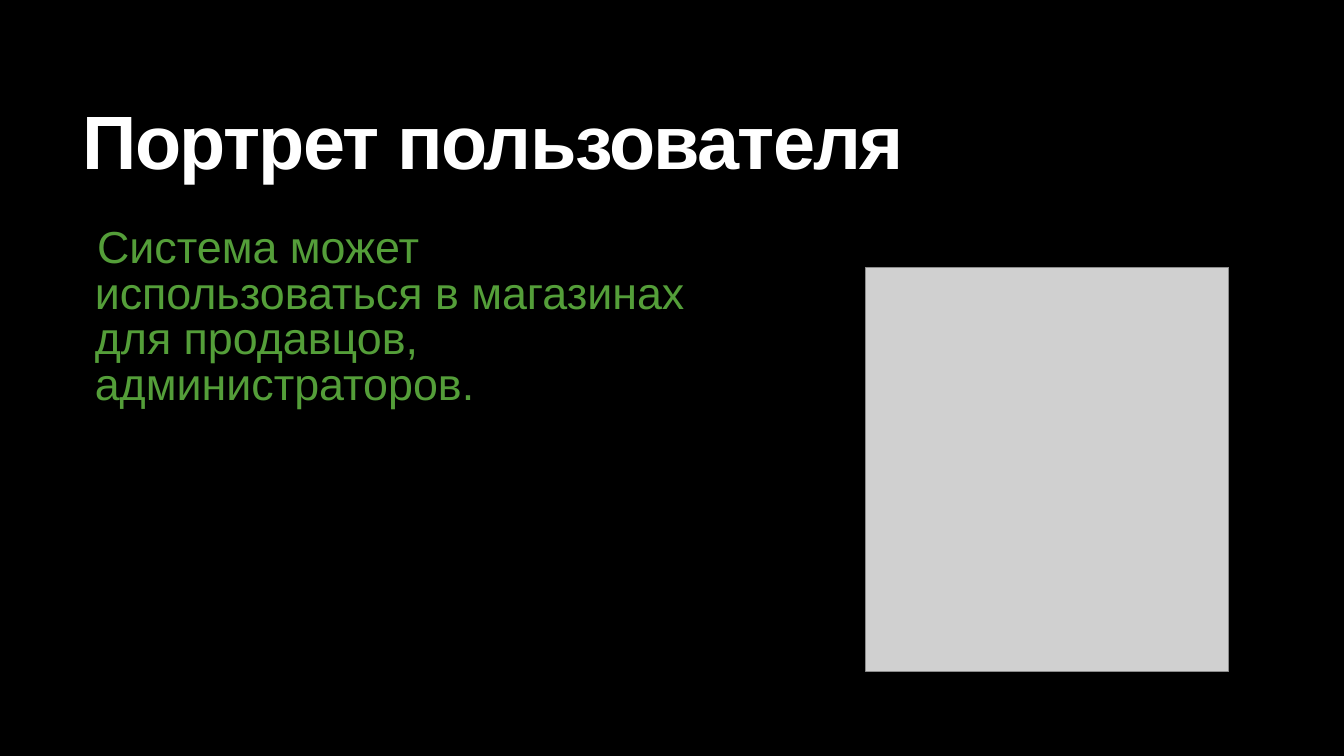
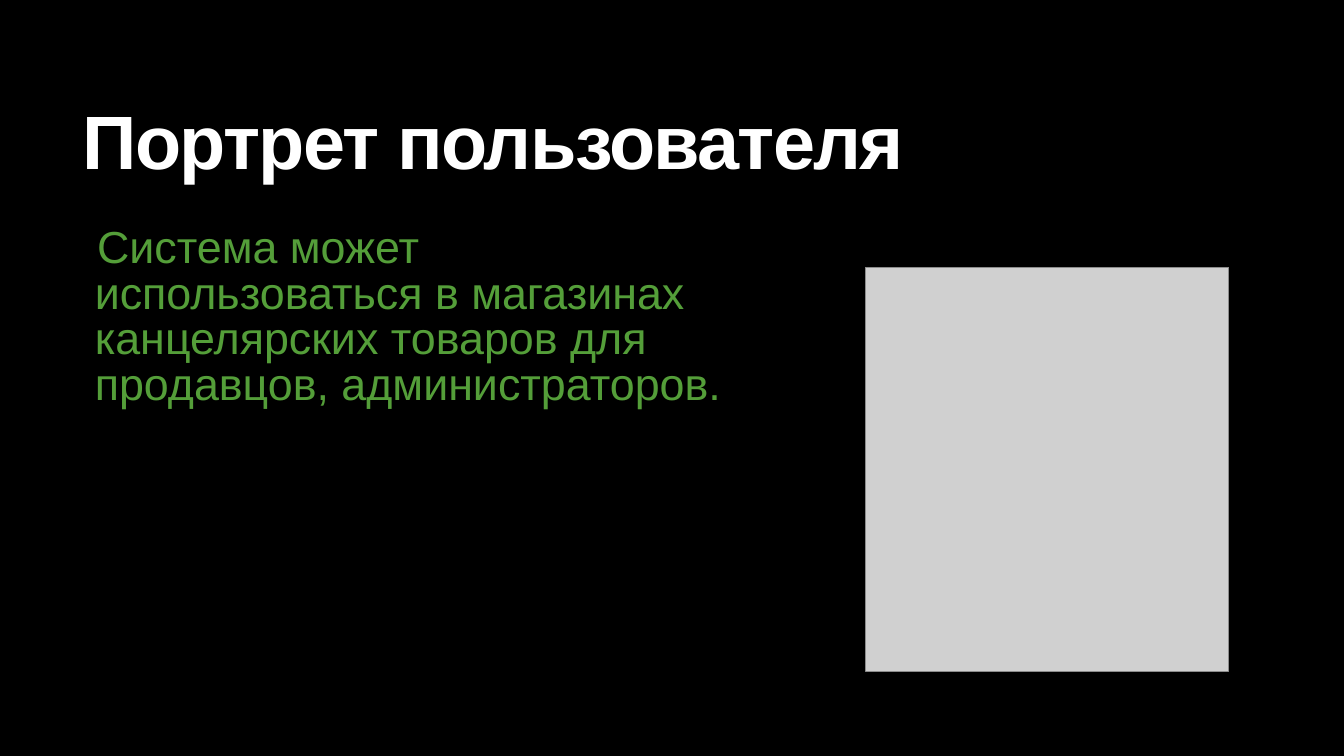
Before and after one commit to studSonya/ychebnaya_practica, a slide deck: slide 3 of Учебная практика/Сеть магазинов канцтоваров.pptx. Drawn at 1344x756 pixels with LibreOffice and Linux fonts; fonts in the diff are those of the drawing; grey boxes stand for pictures. Boxes give left, top, right and bottom in pixels: in the first picture for what was removed or moved away, otherwise in the second. Text is boxed around its words. In the diff, an @@ line names an element or a change of style, - is before the commit and + after.

```diff
--- a/Учебная практика/Сеть магазинов канцтоваров.pptx
+++ b/Учебная практика/Сеть магазинов канцтоваров.pptx
@@ text at (x1=95, y1=231, x2=720, y2=409): text changed @@
-  Система может использоваться в магазинах для продавцов, администраторов.
+  Система может использоваться в магазинах канцелярских товаров для продавцов, администраторов.
```
Also in this commit, not shown: 2 other slides changed.
